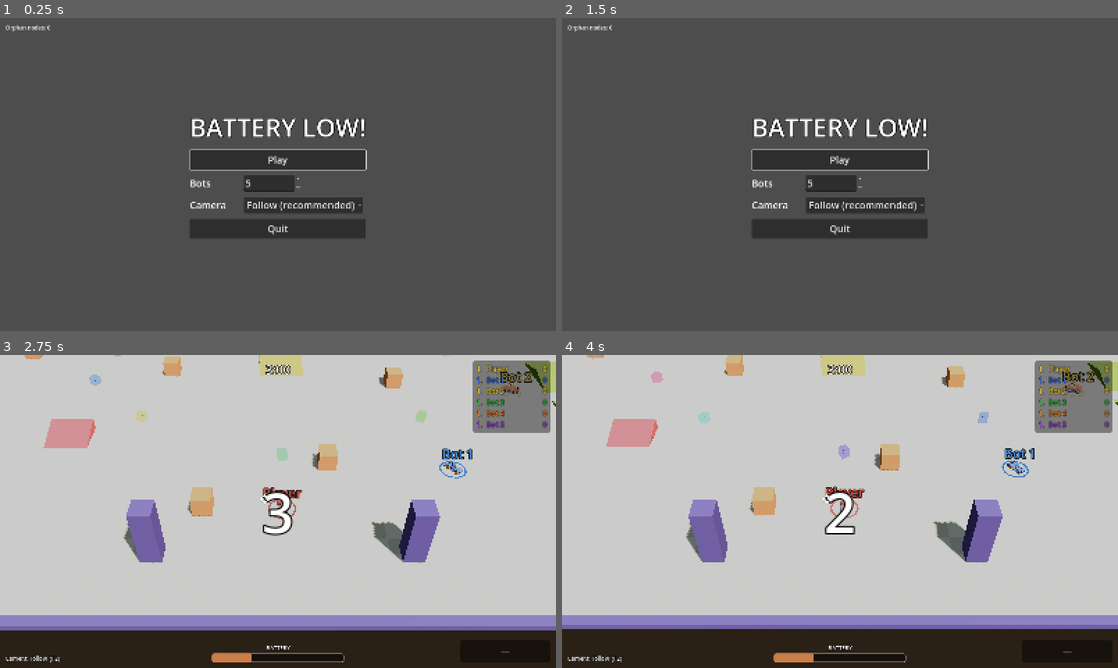
Above: before the commit, frames 1-4 (two rows, left to right).
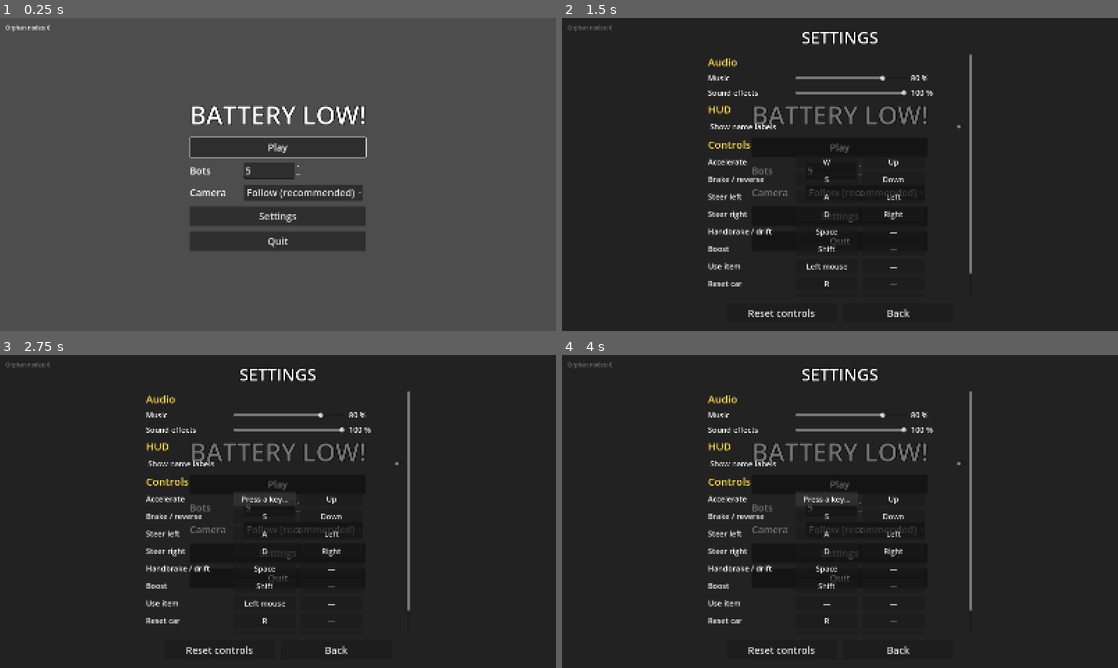
Above: after the commit, the same moments.

Repository: ddomnik/battery-low-rc
Game: Godot game, scene res://main/main.tscn
Two runs of this game, one before a commit and one after it. Both use one fixed random seed, a clock stepped at 60 frames per second and the inputs below.
Inputs (mouse positions are in pixels of both pictures, inside the frame that each line leads up to):
- Up to frame 1 (0.25 s): no input
- Up to frame 2 (1.5 s): click (840, 215) at 0.5 s, where only the run after the commit has a clickable "Settings"; click (840, 127) at 1.25 s, where only the run after the commit has a clickable "Show name labels"
- Up to frame 3 (2.75 s): click (266, 498) at 2 s, where only the run after the commit has a clickable "W"
- Up to frame 4 (4 s): click (828, 498) at 2.75 s, where only the run after the commit has a clickable "Press a key…"; click (828, 498) at 3.5 s, where only the run after the commit has a clickable "Left mouse"

The runs differ from the first frame. In frame 1, 7.9% of the frame differs, in the area x 34-66%, y 28-75%; in frame 2, 95%, in the area x 0-100%, y 0-100%; in frame 3, 88%; in frame 4, 88%.

Commit message:
settings menu

Diff:
--- a/audio/audio_director.gd
+++ b/audio/audio_director.gd
@@ -22,9 +22,10 @@
 
 func _ready() -> void:
 	enabled = AudioServer.get_driver_name() != "Dummy"
-	_ensure_bus(BUS_MUSIC, MUSIC_DB)
-	_ensure_bus(BUS_SFX, SFX_DB)
-	_ensure_bus(BUS_ENGINE, ENGINE_DB)
+	_ensure_bus(BUS_MUSIC, &"Master")
+	_ensure_bus(BUS_SFX, &"Master")
+	_ensure_bus(BUS_ENGINE, BUS_SFX)   # engines follow the effects slider
+	apply_volumes()
 	_music = AudioStreamPlayer.new()
 	_music.name = "Music"
 	_music.bus = BUS_MUSIC
@@ -67,6 +68,17 @@
 	p.global_position = pos
 	p.play()
 
+## Bus volumes from the Settings sliders (0..1 linear) on top of the base mix.
+func apply_volumes() -> void:
+	_set_volume(BUS_MUSIC, MUSIC_DB, Settings.music_volume)
+	_set_volume(BUS_SFX, SFX_DB, Settings.sfx_volume)
+	_set_volume(BUS_ENGINE, ENGINE_DB, 1.0)
+
+func _set_volume(bus_name: StringName, base_db: float, linear: float) -> void:
+	var i := AudioServer.get_bus_index(bus_name)
+	AudioServer.set_bus_mute(i, linear <= 0.0)
+	AudioServer.set_bus_volume_db(i, base_db + linear_to_db(maxf(linear, 0.0001)))
+
 func _play_next_track() -> void:
 	if _tracks.is_empty():
 		return
@@ -74,9 +86,8 @@
 	_track_index += 1
 	_music.play()
 
-func _ensure_bus(bus_name: StringName, volume_db: float) -> void:
+func _ensure_bus(bus_name: StringName, send_to: StringName) -> void:
 	if AudioServer.get_bus_index(bus_name) == -1:
 		AudioServer.add_bus()
 		AudioServer.set_bus_name(AudioServer.bus_count - 1, bus_name)
-		AudioServer.set_bus_send(AudioServer.bus_count - 1, &"Master")
-	AudioServer.set_bus_volume_db(AudioServer.get_bus_index(bus_name), volume_db)
+	AudioServer.set_bus_send(AudioServer.get_bus_index(bus_name), send_to)
--- a/autoload/input_setup.gd
+++ b/autoload/input_setup.gd
@@ -1,6 +1,7 @@
 extends Node
 ## InputSetup autoload: registers actions in code so nobody has to hand-edit serialized events in project.godot.
 ## Uses physical keycodes so WASD stays in place on QWERTZ / AZERTY layouts.
+## Player controls can be remapped (Settings menu); remaps are stored in Settings.key_bindings.
 
 const KEYS := {
 	"move_up": [KEY_W, KEY_UP], "move_down": [KEY_S, KEY_DOWN],
@@ -14,19 +15,141 @@
 }
 const MOUSE := {"fire": [MOUSE_BUTTON_LEFT]}
 
+## Actions shown in the Settings menu, in order, with their labels. Debug keys are not remappable.
+const REMAPPABLE := {
+	"move_up": "Accelerate", "move_down": "Brake / reverse", "move_left": "Steer left", "move_right": "Steer right",
+	"handbrake": "Handbrake / drift", "boost": "Boost", "fire": "Use item", "reset": "Reset car",
+	"pause": "Menu", "toggle_fullscreen": "Fullscreen",
+}
+const SLOTS := 2                         # bindings per action shown in the menu
+
 func _ready() -> void:
 	for action: String in KEYS:
 		_ensure(action)
-		for key: Key in KEYS[action]:
-			var ev := InputEventKey.new()
-			ev.physical_keycode = key
-			InputMap.action_add_event(action, ev)
 	for action: String in MOUSE:
 		_ensure(action)
-		for button: MouseButton in MOUSE[action]:
-			var ev := InputEventMouseButton.new()
-			ev.button_index = button
-			InputMap.action_add_event(action, ev)
+	for action: String in KEYS.keys() + MOUSE.keys():
+		_set_events(action, default_events(action))
+	apply_saved_bindings()
+
+func default_events(action: String) -> Array[InputEvent]:
+	var out: Array[InputEvent] = []
+	for key: Key in KEYS.get(action, []):
+		out.append(key_event(key))
+	for button: MouseButton in MOUSE.get(action, []):
+		out.append(mouse_event(button))
+	return out
+
+## Applies Settings.key_bindings on top of the defaults.
+func apply_saved_bindings() -> void:
+	for action: String in Settings.key_bindings:
+		if not REMAPPABLE.has(action):
+			continue
+		var events: Array[InputEvent] = []
+		for code: String in Settings.key_bindings[action]:
+			var ev := decode(code)
+			if ev != null:
+				events.append(ev)
+		_set_events(action, events)
+
+## The binding in a slot (0 = primary, 1 = secondary), or null.
+func binding(action: String, slot: int) -> InputEvent:
+	var events := InputMap.action_get_events(action)
+	return events[slot] if slot < events.size() else null
+
+## Puts an event into an action's slot. The same key is removed from any other remappable action first,
+## so nothing is bound twice. Saved immediately.
+func set_binding(action: String, slot: int, ev: InputEvent) -> void:
+	for other: String in REMAPPABLE:
+		if other == action:
+			continue
+		var kept: Array[InputEvent] = []
+		var changed := false
+		for e in InputMap.action_get_events(other):
+			if _same(e, ev):
+				changed = true
+			else:
+				kept.append(e)
+		if changed:
+			_set_events(other, kept)
+			_store(other)
+	var events: Array[InputEvent] = []
+	for e in InputMap.action_get_events(action):
+		if not _same(e, ev):
+			events.append(e)
+	if slot < events.size():
+		events[slot] = ev
+	else:
+		events.append(ev)
+	_set_events(action, events)
+	_store(action)
+	Settings.save_settings()
+
+func reset_bindings() -> void:
+	Settings.key_bindings = {}
+	for action: String in REMAPPABLE:
+		_set_events(action, default_events(action))
+	Settings.save_settings()
+
+## Human-readable name of a binding ("W", "Space", "Left mouse").
+static func event_text(ev: InputEvent) -> String:
+	if ev is InputEventKey:
+		var k := ev as InputEventKey
+		var code := KEY_NONE
+		if DisplayServer.get_name() != "headless":   # shows the key as labeled on the user's layout (QWERTZ…)
+			code = DisplayServer.keyboard_get_keycode_from_physical(k.physical_keycode)
+		return OS.get_keycode_string(code if code != KEY_NONE else k.physical_keycode)
+	if ev is InputEventMouseButton:
+		match (ev as InputEventMouseButton).button_index:
+			MOUSE_BUTTON_LEFT:
+				return "Left mouse"
+			MOUSE_BUTTON_RIGHT:
+				return "Right mouse"
+			MOUSE_BUTTON_MIDDLE:
+				return "Middle mouse"
+			var b:
+				return "Mouse %d" % b
+	return "—"
+
+static func key_event(key: Key) -> InputEventKey:
+	var ev := InputEventKey.new()
+	ev.physical_keycode = key
+	return ev
+
+static func mouse_event(button: MouseButton) -> InputEventMouseButton:
+	var ev := InputEventMouseButton.new()
+	ev.button_index = button
+	return ev
+
+static func encode(ev: InputEvent) -> String:
+	if ev is InputEventKey:
+		return "key:%d" % (ev as InputEventKey).physical_keycode
+	if ev is InputEventMouseButton:
+		return "mouse:%d" % (ev as InputEventMouseButton).button_index
+	return ""
+
+static func decode(code: String) -> InputEvent:
+	var kind := code.get_slice(":", 0)
+	var value := code.get_slice(":", 1).to_int()
+	if kind == "key":
+		return key_event(value as Key)
+	if kind == "mouse":
+		return mouse_event(value as MouseButton)
+	return null
+
+func _store(action: String) -> void:
+	var codes: Array[String] = []
+	for e in InputMap.action_get_events(action):
+		codes.append(encode(e))
+	Settings.key_bindings[action] = codes
+
+func _set_events(action: String, events: Array[InputEvent]) -> void:
+	InputMap.action_erase_events(action)
+	for e in events:
+		InputMap.action_add_event(action, e)
+
+static func _same(a: InputEvent, b: InputEvent) -> bool:
+	return encode(a) == encode(b) and encode(a) != ""
 
 func _ensure(action: String) -> void:
 	if not InputMap.has_action(action):
--- a/autoload/settings.gd
+++ b/autoload/settings.gd
@@ -3,11 +3,20 @@
 
 const PATH := "user://settings.cfg"
 const SECTION := "game"
+const AUDIO := "audio"
+const HUD := "hud"
+const CONTROLS := "controls"
 
 var camera_mode: CameraRig.Mode = CameraRig.Mode.FOLLOW
 var bot_count: int = 5
 var player_name: String = "Player"
 var fullscreen: bool = false
+var music_volume: float = 0.8           # 0..1, linear
+var sfx_volume: float = 1.0             # 0..1, linear; effects and engines
+var show_name_labels: bool = true
+## Remapped controls: action → Array of encoded events ("key:<physical keycode>" / "mouse:<button>").
+## Actions missing here use InputSetup's defaults.
+var key_bindings: Dictionary = {}
 
 func _ready() -> void:
 	load_settings()
@@ -22,6 +31,11 @@
 	bot_count = clampi(bots, 0, MatchConfig.MAX_BOTS)
 	player_name = str(cfg.get_value(SECTION, "player_name", player_name))
 	fullscreen = bool(cfg.get_value(SECTION, "fullscreen", fullscreen))
+	music_volume = clampf(float(cfg.get_value(AUDIO, "music_volume", music_volume)), 0.0, 1.0)
+	sfx_volume = clampf(float(cfg.get_value(AUDIO, "sfx_volume", sfx_volume)), 0.0, 1.0)
+	show_name_labels = bool(cfg.get_value(HUD, "show_name_labels", show_name_labels))
+	var bindings: Variant = cfg.get_value(CONTROLS, "bindings", {})
+	key_bindings = bindings if bindings is Dictionary else {}
 
 func save_settings() -> void:
 	var cfg := ConfigFile.new()
@@ -29,6 +43,10 @@
 	cfg.set_value(SECTION, "bot_count", bot_count)
 	cfg.set_value(SECTION, "player_name", player_name)
 	cfg.set_value(SECTION, "fullscreen", fullscreen)
+	cfg.set_value(AUDIO, "music_volume", music_volume)
+	cfg.set_value(AUDIO, "sfx_volume", sfx_volume)
+	cfg.set_value(HUD, "show_name_labels", show_name_labels)
+	cfg.set_value(CONTROLS, "bindings", key_bindings)
 	var err := cfg.save(PATH)
 	if err != OK:
 		push_warning("Settings: could not save %s (error %d)" % [PATH, err])
--- a/tests/flow_probe.gd
+++ b/tests/flow_probe.gd
@@ -117,11 +117,104 @@
 	await _frames(5)
 	_check("orphan nodes back to baseline (%d)" % baseline, _orphans(), _orphans() == baseline)
 
+	await _settings_menu()
+
 	Settings.bot_count = saved_bots
 	Settings.camera_mode = saved_camera
 	Settings.save_settings()
 	print("\n%s: %d failing check(s)" % ["FAIL" if _failures > 0 else "PASS", _failures])
 	get_tree().quit(1 if _failures > 0 else 0)
+
+func _settings_menu() -> void:
+	_header("Settings menu")
+	var saved := [Settings.music_volume, Settings.sfx_volume, Settings.show_name_labels, Settings.key_bindings.duplicate(true)]
+	_click(_main.ui_root, "Settings")
+	await _frames(3)
+	var menu := _find(_main.ui_root, "Control") as Control
+	var settings: SettingsMenu = null
+	for n in _main.ui_root.find_children("*", "SettingsMenu", true, false):
+		settings = n as SettingsMenu
+	_check("Settings opens from the main menu", settings != null, settings != null)
+	if settings == null or menu == null:
+		return
+	var sliders := settings.find_children("*", "HSlider", true, false)
+	(sliders[0] as HSlider).value = 50.0
+	(sliders[1] as HSlider).value = 25.0
+	var music_db := AudioServer.get_bus_volume_db(AudioServer.get_bus_index(AudioDirector.BUS_MUSIC))
+	_check("music slider sets the Music bus (50 % → base −6 dB)", music_db,
+		is_equal_approx(Settings.music_volume, 0.5) and absf(music_db - (AudioDirector.MUSIC_DB + linear_to_db(0.5))) < 0.01)
+	_check("effects slider sets the SFX bus (engines follow it)", Settings.sfx_volume,
+		is_equal_approx(Settings.sfx_volume, 0.25) and AudioServer.get_bus_send(AudioServer.get_bus_index(AudioDirector.BUS_ENGINE)) == AudioDirector.BUS_SFX)
+	var toggle := settings.find_children("*", "CheckButton", true, false)[0] as CheckButton
+	toggle.button_pressed = false
+	_check("HUD toggle hides name labels", Settings.show_name_labels, not Settings.show_name_labels)
+
+	_click_key_button(settings, "W")   # Accelerate, primary key
+	await _frames(2)
+	_key(KEY_I)
+	await _frames(3)
+	_check("Accelerate remapped W → I (arrow key kept)", _keys("move_up"), _keys("move_up") == "I, Up")
+	_click_key_button(settings, "S")   # Brake, primary key
+	await _frames(2)
+	_key(KEY_I)
+	await _frames(3)
+	_check("I given to Brake is removed from Accelerate", "%s | %s" % [_keys("move_up"), _keys("move_down")],
+		_keys("move_down") == "I, Down" and _keys("move_up") == "Up")
+	_click(settings, "Reset controls")
+	await _frames(2)
+	_check("Reset controls restores the defaults", "%s | %s" % [_keys("move_up"), _keys("move_down")],
+		_keys("move_up") == "W, Up" and _keys("move_down") == "S, Down")
+	_click(settings, "Back")
+	await _frames(3)
+	_check("Back closes the settings", is_instance_valid(settings), not is_instance_valid(settings))
+
+	_click(_main.ui_root, "Play")
+	await _frames(3)
+	var m := _match()
+	_press("pause")
+	await _physics(2)
+	var ingame := m.get_node("UI/InGameMenu") as InGameMenu
+	_click(ingame, "Settings")
+	await _frames(3)
+	_check("Settings opens from the in-game menu", ingame.find_children("*", "SettingsMenu", true, false).size(), ingame.find_children("*", "SettingsMenu", true, false).size() == 1)
+	_press("pause")
+	await _physics(3)
+	_check("Escape closes the settings, the in-game menu stays open", ingame.visible,
+		ingame.visible and ingame.find_children("*", "SettingsMenu", true, false).is_empty())
+	Game.exit_to_menu()
+	await _frames(5)
+
+	Settings.music_volume = saved[0]
+	Settings.sfx_volume = saved[1]
+	Settings.show_name_labels = saved[2]
+	Settings.key_bindings = saved[3]
+	InputSetup.reset_bindings()
+	Settings.key_bindings = saved[3]
+	InputSetup.apply_saved_bindings()
+	Settings.save_settings()
+	Game.audio.apply_volumes()
+
+## Key buttons are matched by their exact text ("S" must not hit "Show name labels").
+func _click_key_button(root: Node, text: String) -> void:
+	for b in root.find_children("*", "Button", true, false):
+		if (b as Button).text == text:
+			(b as Button).pressed.emit()
+			return
+	_check("key button '%s' exists" % text, false, false)
+
+func _keys(action: String) -> String:
+	var parts: PackedStringArray = []
+	for e in InputMap.action_get_events(action):
+		parts.append(InputSetup.event_text(e))
+	return ", ".join(parts)
+
+func _key(code: Key) -> void:
+	for pressed: bool in [true, false]:
+		var ev := InputEventKey.new()
+		ev.physical_keycode = code
+		ev.keycode = code
+		ev.pressed = pressed
+		Input.parse_input_event(ev)
 
 # --- Helpers -----------------------------------------------------------------------------------
 
--- a/ui/ingame_menu.gd
+++ b/ui/ingame_menu.gd
@@ -22,6 +22,7 @@
 	UiKit.button(box, "Restart").pressed.connect(restart_requested.emit)
 	_camera_button = UiKit.button(box, "")
 	_camera_button.pressed.connect(camera_toggle_requested.emit)
+	UiKit.button(box, "Settings").pressed.connect(_open_settings)
 	UiKit.button(box, "Exit to menu").pressed.connect(exit_requested.emit)
 
 func open(camera_mode: CameraRig.Mode) -> void:
@@ -30,11 +31,19 @@
 	_resume_button.grab_focus()
 
 func close() -> void:
+	for c in get_children():
+		if c is SettingsMenu:
+			(c as SettingsMenu).close()
 	# Drop button focus so Space (handbrake) can't press a hidden button.
 	var focused := get_viewport().gui_get_focus_owner()
 	if focused != null and is_ancestor_of(focused):
 		focused.release_focus()
 	visible = false
 
+func _open_settings() -> void:
+	var s := SettingsMenu.new()
+	s.closed.connect(_resume_button.grab_focus)
+	add_child(s)
+
 func set_camera_mode(mode: CameraRig.Mode) -> void:
 	_camera_button.text = "Camera: %s" % CameraRig.mode_label(mode)
--- a/ui/main_menu.gd
+++ b/ui/main_menu.gd
@@ -32,6 +32,7 @@
 	camera.item_selected.connect(_on_camera_selected)
 	UiKit.row(box, "Camera").add_child(camera)
 
+	UiKit.button(box, "Settings").pressed.connect(func() -> void: add_child(SettingsMenu.new()))
 	UiKit.button(box, "Quit").pressed.connect(Game.quit_app)
 	play.grab_focus()
 
--- /dev/null
+++ b/ui/settings_menu.gd
@@ -0,0 +1,160 @@
+class_name SettingsMenu
+extends Control
+## Settings overlay (main menu and in-game menu): audio volumes, HUD options, control remapping.
+## Everything applies immediately and is saved in Settings. Escape or "Back" closes it (Escape cancels a
+## pending key capture first).
+
+signal closed
+
+const FONT_SIZE := 22
+const HEADING_SIZE := 30
+const PANEL_SIZE := Vector2(760.0, 700.0)
+const NAME_WIDTH := 240.0
+const SLIDER_WIDTH := 320.0
+const KEY_BUTTON_SIZE := Vector2(180.0, 40.0)
+const LISTEN_TEXT := "Press a key…"
+
+var _key_buttons: Dictionary = {}     # "action:slot" → Button
+var _listen_action: String = ""
+var _listen_slot: int = -1
+var _back: Button
+
+func _ready() -> void:
+	set_anchors_and_offsets_preset(Control.PRESET_FULL_RECT)
+	UiKit.dim_background(self)
+	var box := UiKit.centered_column(self)
+	UiKit.title(box, "SETTINGS", UiKit.HEADING_FONT_SIZE)
+	var scroll := ScrollContainer.new()
+	scroll.custom_minimum_size = PANEL_SIZE
+	scroll.horizontal_scroll_mode = ScrollContainer.SCROLL_MODE_DISABLED
+	box.add_child(scroll)
+	var list := VBoxContainer.new()
+	list.size_flags_horizontal = Control.SIZE_EXPAND_FILL
+	list.add_theme_constant_override("separation", 10)
+	scroll.add_child(list)
+
+	_heading(list, "Audio")
+	_slider(list, "Music", Settings.music_volume, func(v: float) -> void:
+		Settings.music_volume = v
+		Game.audio.apply_volumes())
+	_slider(list, "Sound effects", Settings.sfx_volume, func(v: float) -> void:
+		Settings.sfx_volume = v
+		Game.audio.apply_volumes())
+
+	_heading(list, "HUD")
+	var names := CheckButton.new()
+	names.text = "Show name labels"
+	names.button_pressed = Settings.show_name_labels
+	names.add_theme_font_size_override("font_size", FONT_SIZE)
+	names.toggled.connect(func(on: bool) -> void:
+		Settings.show_name_labels = on
+		Settings.save_settings())
+	list.add_child(names)
+
+	_heading(list, "Controls")
+	for action: String in InputSetup.REMAPPABLE:
+		var row := HBoxContainer.new()
+		row.add_theme_constant_override("separation", 12)
+		list.add_child(row)
+		row.add_child(_label(InputSetup.REMAPPABLE[action], NAME_WIDTH))
+		for slot in InputSetup.SLOTS:
+			var b := Button.new()
+			b.custom_minimum_size = KEY_BUTTON_SIZE
+			b.add_theme_font_size_override("font_size", FONT_SIZE)
+			b.pressed.connect(_start_listening.bind(action, slot))
+			row.add_child(b)
+			_key_buttons["%s:%d" % [action, slot]] = b
+	_refresh_keys()
+
+	var buttons := HBoxContainer.new()
+	buttons.alignment = BoxContainer.ALIGNMENT_CENTER
+	buttons.add_theme_constant_override("separation", UiKit.SEPARATION)
+	box.add_child(buttons)
+	UiKit.button(buttons, "Reset controls").pressed.connect(func() -> void:
+		_stop_listening()
+		InputSetup.reset_bindings()
+		_refresh_keys())
+	_back = UiKit.button(buttons, "Back")
+	_back.pressed.connect(close)
+	_back.grab_focus()
+
+func close() -> void:
+	Settings.save_settings()
+	closed.emit()
+	queue_free()
+
+## While waiting for a key, the next key / mouse button press becomes the binding (Escape cancels).
+func _input(event: InputEvent) -> void:
+	if _listen_action == "":
+		return
+	var pressed := (event is InputEventKey and (event as InputEventKey).pressed and not (event as InputEventKey).echo) \
+		or (event is InputEventMouseButton and (event as InputEventMouseButton).pressed)
+	if not pressed:
+		return
+	get_viewport().set_input_as_handled()
+	if event is InputEventKey and (event as InputEventKey).physical_keycode == KEY_ESCAPE and _listen_action != "pause":
+		_stop_listening()
+		return
+	var ev: InputEvent = null
+	if event is InputEventKey:
+		ev = InputSetup.key_event((event as InputEventKey).physical_keycode)
+	else:
+		ev = InputSetup.mouse_event((event as InputEventMouseButton).button_index)
+	InputSetup.set_binding(_listen_action, _listen_slot, ev)
+	_stop_listening()
+
+func _unhandled_input(event: InputEvent) -> void:
+	if event.is_action_pressed("pause"):
+		get_viewport().set_input_as_handled()
+		close()
+
+func _start_listening(action: String, slot: int) -> void:
+	_stop_listening()
+	_listen_action = action
+	_listen_slot = slot
+	(_key_buttons["%s:%d" % [action, slot]] as Button).text = LISTEN_TEXT
+
+func _stop_listening() -> void:
+	_listen_action = ""
+	_listen_slot = -1
+	_refresh_keys()
+
+func _refresh_keys() -> void:
+	for id: String in _key_buttons:
+		var action := id.get_slice(":", 0)
+		var slot := id.get_slice(":", 1).to_int()
+		var ev := InputSetup.binding(action, slot)
+		(_key_buttons[id] as Button).text = InputSetup.event_text(ev) if ev != null else "—"
+
+func _heading(parent: Control, text: String) -> void:
+	var l := _label(text, 0.0)
+	l.add_theme_font_size_override("font_size", HEADING_SIZE)
+	l.add_theme_color_override("font_color", Color(1.0, 0.85, 0.3))
+	parent.add_child(l)
+
+func _slider(parent: Control, text: String, value: float, on_change: Callable) -> void:
+	var row := HBoxContainer.new()
+	row.add_theme_constant_override("separation", 12)
+	parent.add_child(row)
+	row.add_child(_label(text, NAME_WIDTH))
+	var s := HSlider.new()
+	s.min_value = 0.0
+	s.max_value = 100.0
+	s.step = 1.0
+	s.value = value * 100.0
+	s.custom_minimum_size = Vector2(SLIDER_WIDTH, 32.0)
+	s.size_flags_vertical = Control.SIZE_SHRINK_CENTER
+	row.add_child(s)
+	var pct := _label("%d %%" % roundi(value * 100.0), 0.0)
+	row.add_child(pct)
+	s.value_changed.connect(func(v: float) -> void:
+		pct.text = "%d %%" % roundi(v)
+		on_change.call(v / 100.0))
+	s.drag_ended.connect(func(_changed: bool) -> void: Settings.save_settings())
+
+func _label(text: String, width: float) -> Label:
+	var l := Label.new()
+	l.text = text
+	l.custom_minimum_size.x = width
+	l.add_theme_font_size_override("font_size", FONT_SIZE)
+	return l
Not shown, added: ui/settings_menu.gd.uid
Not shown, changed: docs/POC_SPEC.md
